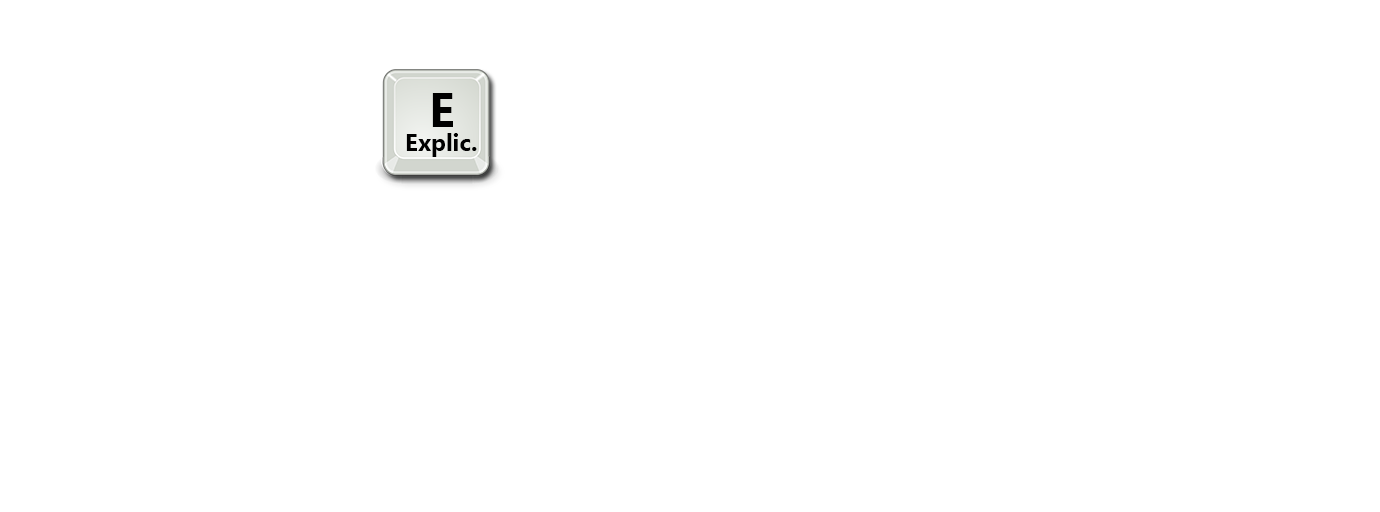
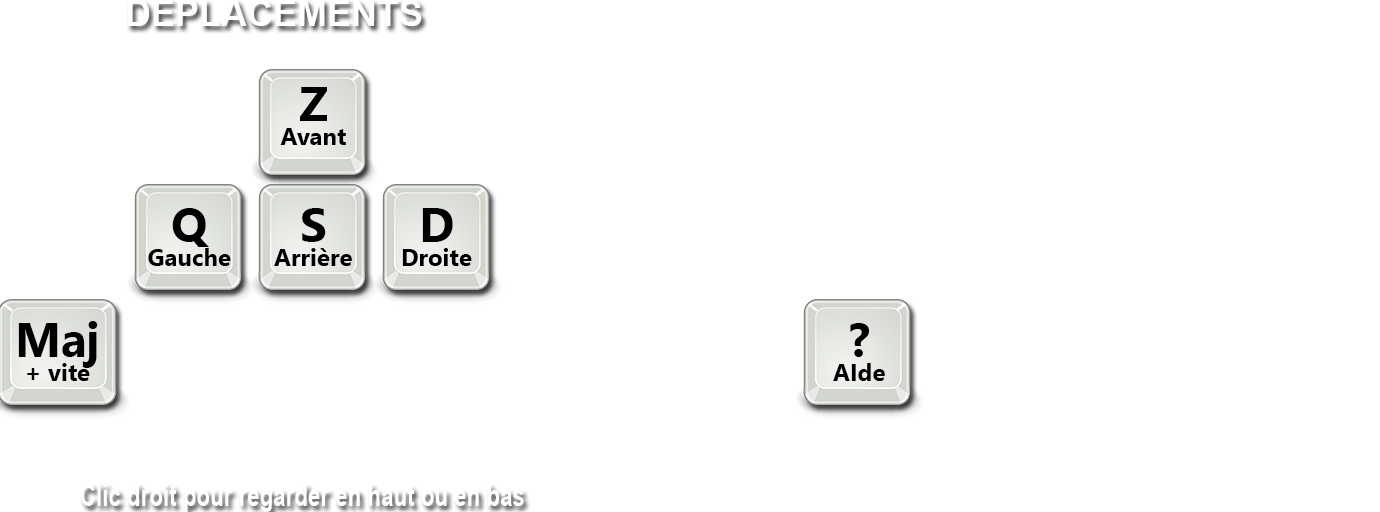
The second 1380 x 512 image is a revision of the first. Changes to its layers:
showed group "Déplacements" (16 layers) over (x1=0, y1=0, x2=920, y2=512)
renamed "Clic droit pour tourner sur place" to "Clic droit pour regarder en haut ou en bas", painted on it over (x1=81, y1=484, x2=524, y2=512)
hid group "Explications" (2 layers) over (x1=375, y1=69, x2=499, y2=184)
